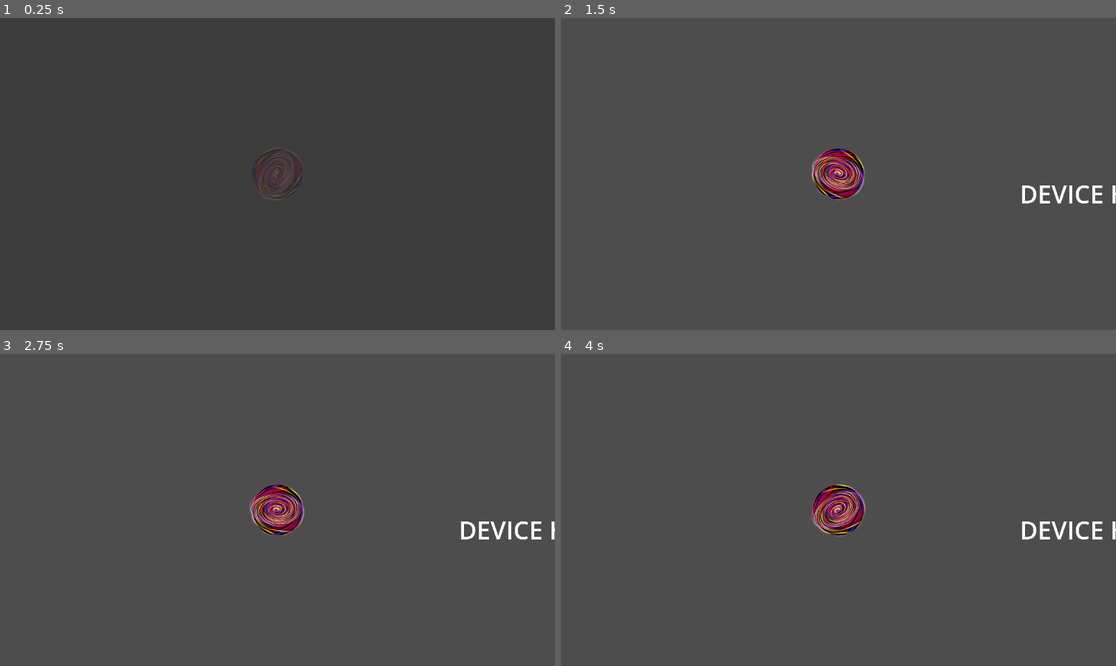
Above: before the commit, frames 1-4 (two rows, left to right).
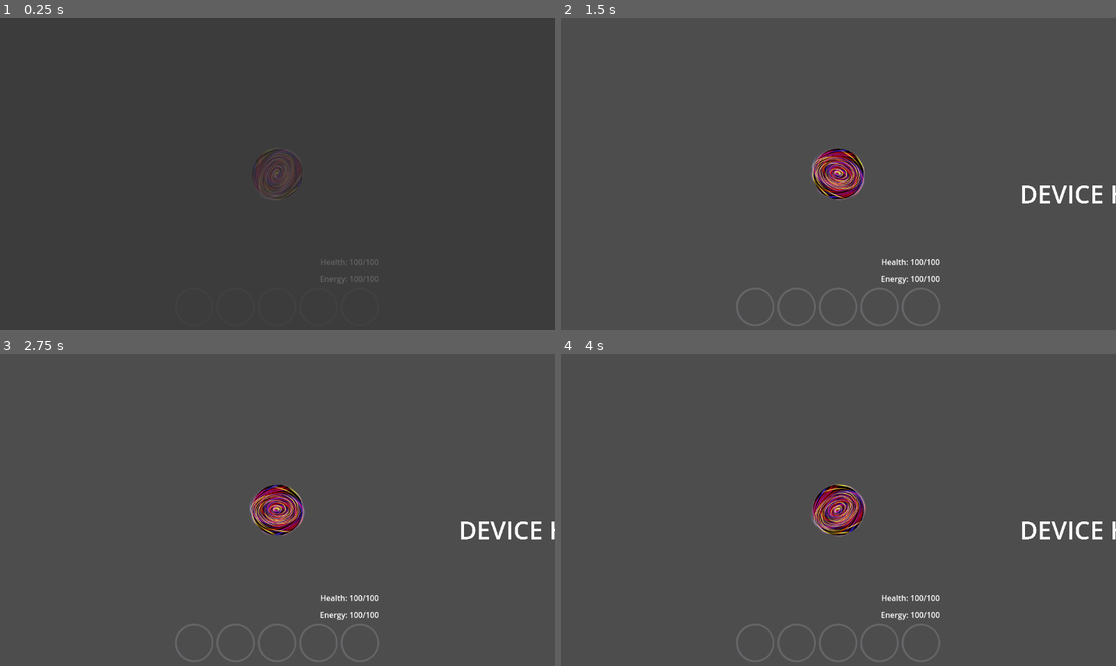
Above: after the commit, the same moments.

Repository: starlight426/TeamSevenGame
Game: Godot game, scene res://main.tscn
Same seed, same stepped clock (60 frames per second), same inputs: the game is played once before the commit and once after it.
Inputs (mouse positions are in pixels of both pictures, inside the frame that each line leads up to):
- Up to frame 1 (0.25 s): no input
- Up to frame 2 (1.5 s): click (755, 308) at 0.52 s; click (794, 308) at 1.27 s
- Up to frame 3 (2.75 s): click (277, 644) at 2.02 s
- Up to frame 4 (4 s): click (877, 644) at 2.77 s; click (921, 644) at 3.52 s

The runs differ from the first frame. In frame 1, 0.1% of the frame differs, in the area x 57-69%, y 77-86%; in frame 2, 0.7%, in the area x 31-69%, y 77-99%; in frame 3, 0.7%; in frame 4, 0.7%.

Commit message:
Start of UI
Attempted to do gameplay HUD but no script yet and currently based on pixels so doesn't work in full screen. Created a base main menu and starting work on options screen.

Diff:
--- /dev/null
+++ b/UI Scenes/main_menu.gd
@@ -0,0 +1,37 @@
+class_name MainMenu
+extends Control
+
+@onready var start_button: Button = $MarginContainer/HBoxContainer/VBoxContainer/Start_Button
+@onready var options_button: Button = $MarginContainer/HBoxContainer/VBoxContainer/Options_Button
+@onready var credits_button: Button = $MarginContainer/HBoxContainer/VBoxContainer/Credits_Button
+@onready var exit_button: Button = $MarginContainer/HBoxContainer/VBoxContainer/Exit_Button
+@onready var options_menu: OptionsMenu = $OptionsMenu
+@onready var margin_container: MarginContainer = $MarginContainer
+
+# Currently directly to start of demo, later will go to a file select screen
+# @onready var start_level = preload("") as PackedScene
+
+
+func _ready():
+	start_button.button_down.connect(on_start_pressed)
+	options_button.button_down.connect(on_options_pressed)
+	exit_button.button_down.connect(on_exit_pressed)
+	options_menu.exit_options_menu.connect(on_exit_options_menu)
+
+
+func on_start_pressed() -> void:
+	pass
+#	get_tree().change_scene_to_packed(start_level)
+
+func on_options_pressed() -> void:
+	margin_container.visible = false
+	options_menu.set_process(true)
+	options_menu.visible = true
+
+
+func on_exit_pressed() -> void:
+	get_tree().quit()
+
+func on_exit_options_menu() -> void:
+	options_menu.visible = false
+	margin_container.visible = true
--- /dev/null
+++ b/UI Scenes/main_menu.tscn
@@ -0,0 +1,98 @@
+[gd_scene load_steps=3 format=3 uid="uid://dydu2yo827jh2"]
+
+[ext_resource type="Script" uid="uid://ddilyb162jofo" path="res://UI Scenes/main_menu.gd" id="1_gbjot"]
+[ext_resource type="PackedScene" uid="uid://dygqbwlpf7sx3" path="res://UI Scenes/options_menu.tscn" id="2_5r6gu"]
+
+[node name="MainMenu" type="Control"]
+layout_mode = 3
+anchors_preset = 15
+anchor_right = 1.0
+anchor_bottom = 1.0
+grow_horizontal = 2
+grow_vertical = 2
+script = ExtResource("1_gbjot")
+
+[node name="Background" type="TextureRect" parent="."]
+layout_mode = 1
+anchors_preset = 15
+anchor_right = 1.0
+anchor_bottom = 1.0
+grow_horizontal = 2
+grow_vertical = 2
+
+[node name="MarginContainer" type="MarginContainer" parent="."]
+layout_mode = 1
+anchors_preset = 15
+anchor_right = 1.0
+anchor_bottom = 1.0
+offset_left = 4.0
+offset_right = 4.0
+grow_horizontal = 2
+grow_vertical = 2
+theme_override_constants/margin_left = 24
+theme_override_constants/margin_top = 24
+theme_override_constants/margin_right = 24
+theme_override_constants/margin_bottom = 24
+
+[node name="VBoxContainer" type="VBoxContainer" parent="MarginContainer"]
+layout_mode = 2
+theme_override_constants/separation = 80
+
+[node name="SpacerNode" type="Control" parent="MarginContainer/VBoxContainer"]
+layout_mode = 2
+
+[node name="GameTitle" type="Label" parent="MarginContainer/VBoxContainer"]
+layout_mode = 2
+theme_override_font_sizes/font_size = 56
+text = "Game Title :)"
+horizontal_alignment = 1
+
+[node name="HBoxContainer" type="HBoxContainer" parent="MarginContainer"]
+layout_mode = 2
+alignment = 1
+
+[node name="VBoxContainer" type="VBoxContainer" parent="MarginContainer/HBoxContainer"]
+layout_mode = 2
+theme_override_constants/separation = 20
+alignment = 1
+
+[node name="SpacerNode2" type="Control" parent="MarginContainer/HBoxContainer/VBoxContainer"]
+layout_mode = 2
+
+[node name="SpacerNode3" type="Control" parent="MarginContainer/HBoxContainer/VBoxContainer"]
+layout_mode = 2
+
+[node name="SpacerNode4" type="Control" parent="MarginContainer/HBoxContainer/VBoxContainer"]
+layout_mode = 2
+
+[node name="SpacerNode5" type="Control" parent="MarginContainer/HBoxContainer/VBoxContainer"]
+layout_mode = 2
+
+[node name="Start_Button" type="Button" parent="MarginContainer/HBoxContainer/VBoxContainer"]
+custom_minimum_size = Vector2(140, 60)
+layout_mode = 2
+theme_override_font_sizes/font_size = 32
+text = "Start"
+
+[node name="Options_Button" type="Button" parent="MarginContainer/HBoxContainer/VBoxContainer"]
+custom_minimum_size = Vector2(140, 60)
+layout_mode = 2
+theme_override_font_sizes/font_size = 32
+text = "Options"
+
+[node name="Credits_Button" type="Button" parent="MarginContainer/HBoxContainer/VBoxContainer"]
+custom_minimum_size = Vector2(140, 60)
+layout_mode = 2
+theme_override_font_sizes/font_size = 32
+text = "Credits"
+
+[node name="Exit_Button" type="Button" parent="MarginContainer/HBoxContainer/VBoxContainer"]
+custom_minimum_size = Vector2(140, 60)
+layout_mode = 2
+theme_override_font_sizes/font_size = 32
+text = "Exit
+"
+
+[node name="OptionsMenu" parent="." instance=ExtResource("2_5r6gu")]
+visible = false
+layout_mode = 1
--- /dev/null
+++ b/UI Scenes/options_menu.gd
@@ -0,0 +1,14 @@
+class_name OptionsMenu
+extends Control
+
+@onready var exit_button: Button = $MarginContainer/VBoxContainer/Exit_Button as Button
+
+signal exit_options_menu
+
+func _ready():
+	exit_button.button_down.connect(on_exit_pressed)
+	set_process(false)
+
+func on_exit_pressed() -> void:
+	exit_options_menu.emit()
+	set_process(false)
--- /dev/null
+++ b/UI Scenes/options_menu.tscn
@@ -0,0 +1,40 @@
+[gd_scene load_steps=2 format=3 uid="uid://dygqbwlpf7sx3"]
+
+[ext_resource type="Script" uid="uid://ddvyk82t8r61m" path="res://UI Scenes/options_menu.gd" id="1_mk61r"]
+
+[node name="OptionsMenu" type="Control"]
+layout_mode = 3
+anchors_preset = 15
+anchor_right = 1.0
+anchor_bottom = 1.0
+grow_horizontal = 2
+grow_vertical = 2
+script = ExtResource("1_mk61r")
+
+[node name="MarginContainer" type="MarginContainer" parent="."]
+layout_mode = 1
+anchors_preset = 15
+anchor_right = 1.0
+anchor_bottom = 1.0
+grow_horizontal = 2
+grow_vertical = 2
+theme_override_constants/margin_left = 32
+theme_override_constants/margin_top = 32
+theme_override_constants/margin_right = 32
+theme_override_constants/margin_bottom = 32
+
+[node name="VBoxContainer" type="VBoxContainer" parent="MarginContainer"]
+layout_mode = 2
+
+[node name="Options_Title" type="Label" parent="MarginContainer/VBoxContainer"]
+layout_mode = 2
+theme_override_font_sizes/font_size = 32
+text = "Options"
+horizontal_alignment = 1
+
+[node name="Exit_Button" type="Button" parent="MarginContainer/VBoxContainer"]
+custom_minimum_size = Vector2(200, 25)
+layout_mode = 2
+size_flags_horizontal = 4
+size_flags_vertical = 10
+text = "Exit"
--- /dev/null
+++ b/UI Scenes/player_ui.tscn
@@ -0,0 +1,77 @@
+[gd_scene load_steps=2 format=3 uid="uid://cc7vstslog23o"]
+
+[ext_resource type="Texture2D" uid="uid://c4m82to15c03o" path="res://Assets/UI Sprites/Icon_Border.png" id="1_k4ew6"]
+
+[node name="PlayerUI" type="Control"]
+layout_mode = 3
+anchors_preset = 0
+offset_left = -2880.0
+offset_top = -1620.0
+offset_right = 2880.0
+offset_bottom = 1620.0
+
+[node name="HBoxContainer" type="HBoxContainer" parent="."]
+layout_mode = 0
+offset_left = 3243.0
+offset_top = 2150.0
+offset_right = 3667.0
+offset_bottom = 2170.0
+alignment = 2
+
+[node name="EnergyBar" type="TextureProgressBar" parent="HBoxContainer"]
+layout_mode = 2
+
+[node name="EnergyLabel" type="Label" parent="HBoxContainer"]
+layout_mode = 2
+text = "Energy: 100/100"
+
+[node name="HBoxContainer2" type="HBoxContainer" parent="."]
+layout_mode = 0
+offset_left = 3243.0
+offset_top = 2115.0
+offset_right = 3667.0
+offset_bottom = 2138.0
+alignment = 2
+
+[node name="HealthBar" type="TextureProgressBar" parent="HBoxContainer2"]
+layout_mode = 2
+
+[node name="HealthLabel" type="Label" parent="HBoxContainer2"]
+layout_mode = 2
+text = "Health: 100/100"
+
+[node name="MoveIconsBar" type="HBoxContainer" parent="."]
+layout_mode = 1
+anchors_preset = 7
+anchor_left = 0.5
+anchor_top = 1.0
+anchor_right = 0.5
+anchor_bottom = 1.0
+offset_left = 363.0
+offset_top = -1060.0
+offset_right = 1423.0
+offset_bottom = -860.0
+grow_horizontal = 2
+grow_vertical = 0
+scale = Vector2(0.4, 0.4)
+theme_override_constants/separation = 15
+
+[node name="Action1" type="TextureButton" parent="MoveIconsBar"]
+layout_mode = 2
+texture_normal = ExtResource("1_k4ew6")
+
+[node name="Action2" type="TextureButton" parent="MoveIconsBar"]
+layout_mode = 2
+texture_normal = ExtResource("1_k4ew6")
+
+[node name="Action3" type="TextureButton" parent="MoveIconsBar"]
+layout_mode = 2
+texture_normal = ExtResource("1_k4ew6")
+
+[node name="Action4" type="TextureButton" parent="MoveIconsBar"]
+layout_mode = 2
+texture_normal = ExtResource("1_k4ew6")
+
+[node name="Action5" type="TextureButton" parent="MoveIconsBar"]
+layout_mode = 2
+texture_normal = ExtResource("1_k4ew6")
--- a/main.tscn
+++ b/main.tscn
@@ -1,11 +1,16 @@
-[gd_scene load_steps=4 format=3 uid="uid://cmcabksd0f3yj"]
+[gd_scene load_steps=5 format=3 uid="uid://cmcabksd0f3yj"]
 
 [ext_resource type="PackedScene" uid="uid://hwmgwkumra7q" path="res://Overworld Scenes/Player Scenes/player.tscn" id="1_fmlmq"]
 [ext_resource type="Script" uid="uid://cd33jeg0w0g2c" path="res://main.gd" id="1_ipmiu"]
+[ext_resource type="PackedScene" uid="uid://cc7vstslog23o" path="res://UI Scenes/player_ui.tscn" id="4_1bvp3"]
 [ext_resource type="Script" uid="uid://te0qb4altvbs" path="res://Scripts/camera.gd" id="4_w7dd5"]
 
 [node name="Main" type="Node2D"]
 script = ExtResource("1_ipmiu")
+
+[node name="CanvasLayer" type="CanvasLayer" parent="."]
+
+[node name="PlayerUI" parent="CanvasLayer" instance=ExtResource("4_1bvp3")]
 
 [node name="Player" parent="." instance=ExtResource("1_fmlmq")]
 scale = Vector2(0.7, 0.7)
Binary file added: Assets/UI Sprites/Icon_Border.png
Not shown, added: Assets/UI Sprites/Icon_Border.png.import
Not shown, added: UI Scenes/main_menu.gd.uid
Not shown, added: UI Scenes/options_menu.gd.uid
